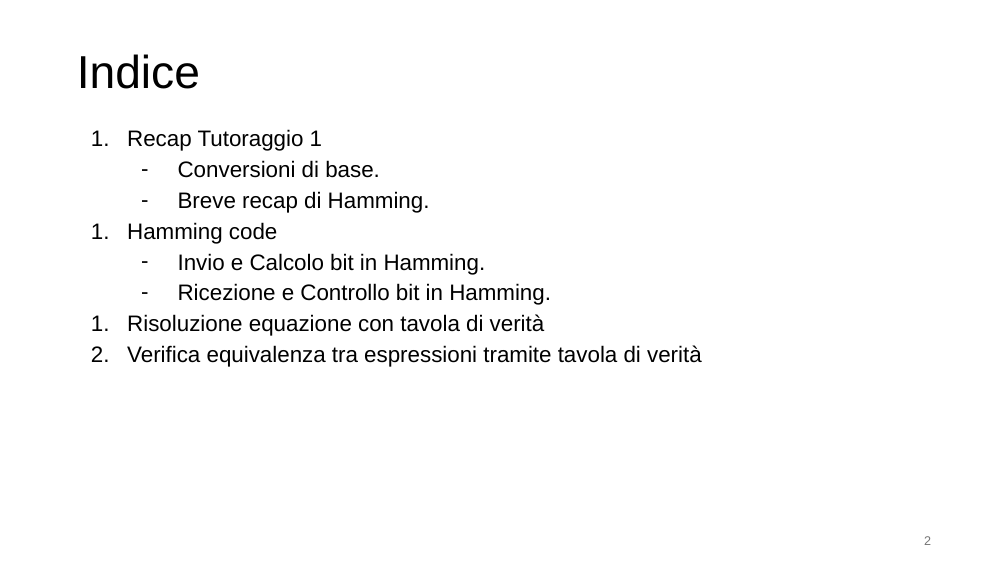
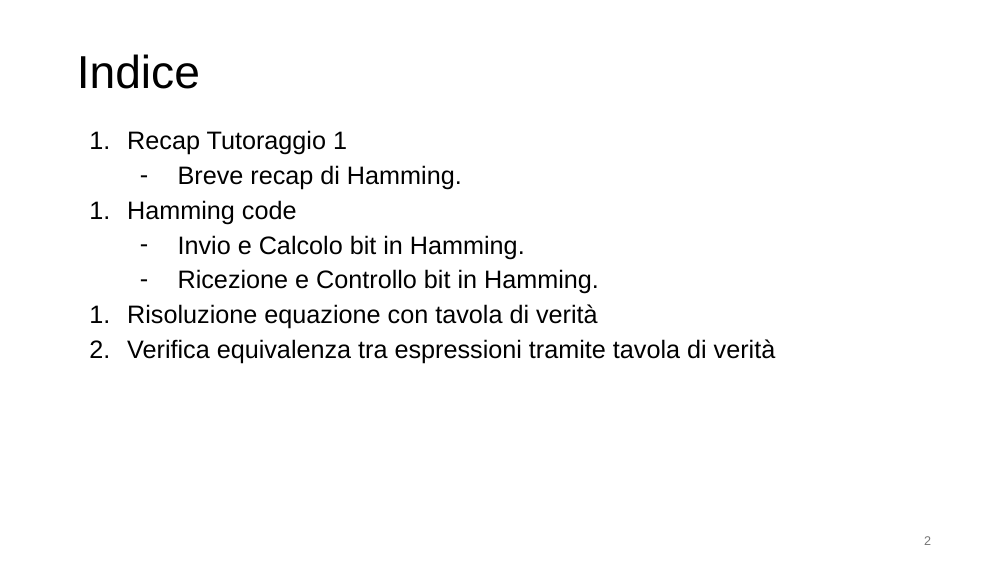
Before and after one commit to alesandu/Uni, a slide deck: slide 2 of Magistrale/Tutoraggio/IO/slide2.pptx. Drawn at 1008x567 pixels with LibreOffice and Linux fonts; fonts in the diff are those of the drawing. Boxes give left, top, right and bottom in pixels: in the first picture for what was removed or moved away, otherwise in the second. Text is boxed around its words. In the diff, an @@ line names an element or a change of style, - is before the commit and + after.

```diff
--- a/Magistrale/Tutoraggio/IO/slide2.pptx
+++ b/Magistrale/Tutoraggio/IO/slide2.pptx
@@ text "Recap Tutoraggio 1" at [127, 130, 776, 364]: size 16 to 18 pt; indent changed @@
@@ text at [178, 160, 380, 178]: paragraph removed @@
-– Conversioni di base.
```
Also in this commit, not shown: 6 other slides changed, 5 slides added, 18 slides removed, 7 other files.
